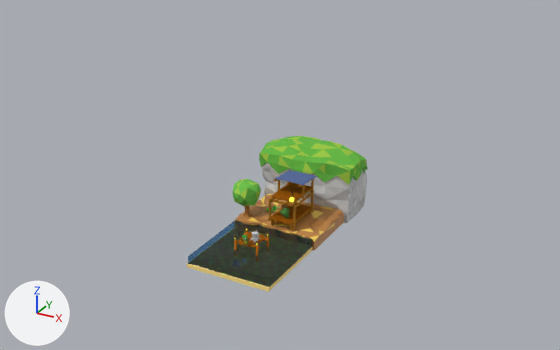
An edit to the Blender file gfx_src/WIP_scene.blend, drawn before and after from the same camera.
Before and after are seen from a 50 mm lens placed at (44.1, -81.9, 50.3), pointed at (-1.3, 0.7, 9.0). Arrows for +X, +Y and +Z are at lower left; the lights stay in place.

Names of what the first picture shows: 'Floor.001', 'Fondation', 'HouseFloor.001', 'RIff', 'RIff.001', 'Sand', 'Tree', 'Water'.
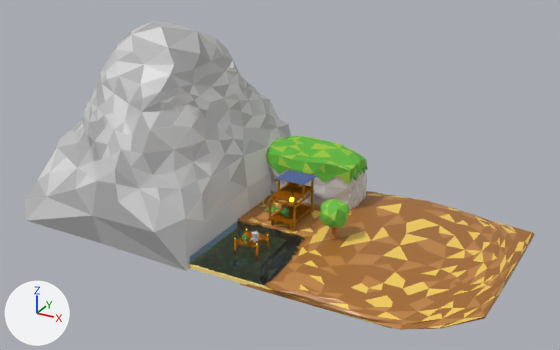
Boxes (x1, y1, x2, y2) around the edits, measured in the pictures (560 x 350 px):
'Montain', added
    after: (25, 20, 291, 271)
'Dirt', added (brown)
    after: (240, 191, 534, 330)
'Tree', moved
    before: (233, 179, 261, 218)
    after: (320, 199, 350, 240)

The change, as a diff of the scene's bpy script:
```diff
--- a/gfx_src/WIP_scene.blend.py
+++ b/gfx_src/WIP_scene.blend.py
@@ me_montainmesh @@
+me_montainmesh.from_pydata(...)  # 378 vertices, 752 faces; spans x -1.12..1.12, y -1.12..1.01, z -1.0..2.83
+me_montainmesh.materials.append(mat_material_001)  # picture img_lowpoly_tex_png
@@ me_dirtmesh @@
+me_dirtmesh.from_pydata(...)  # 378 vertices, 752 faces; spans x -1.05..1.01, y -1.0..1.0, z -1.0..2.22
+me_dirtmesh.materials.append(mat_material_001)  # picture img_lowpoly_tex_png
@@ ob_tree @@
 ob_tree = bpy.data.objects.new('Tree', me_cylinder_004)
-ob_tree.location = (-5.86, -0.18, 2.57)
+ob_tree.location = (7.31, -0.18, 2.57)
 ob_tree.rotation_euler = (0.0, -0.0683, 0.0)  # degrees (0, -3.9, 0)
@@ ob_montain @@
+ob_montain = bpy.data.objects.new('Montain', me_montainmesh)
+ob_montain.location = (-20.57, 2.03, 7.25)
+ob_montain.rotation_euler = (0.0, 0.0, 4.694)  # degrees (0, 0, 269)
+ob_montain.scale = (15.3, 14.0, 7.16)
@@ ob_dirt @@
+ob_dirt = bpy.data.objects.new('Dirt', me_dirtmesh)
+ob_dirt.location = (15.0, 2.03, 0.8)
+ob_dirt.rotation_euler = (0.0, 0.0, 1.552)  # degrees (0, 0, 89)
+ob_dirt.scale = (15.3, 14.0, 0.704)
```
